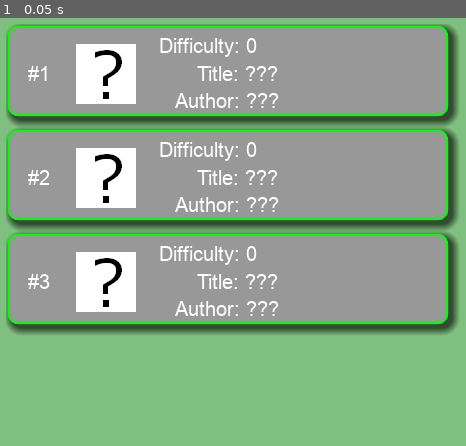
Above: before the commit, frame 1.
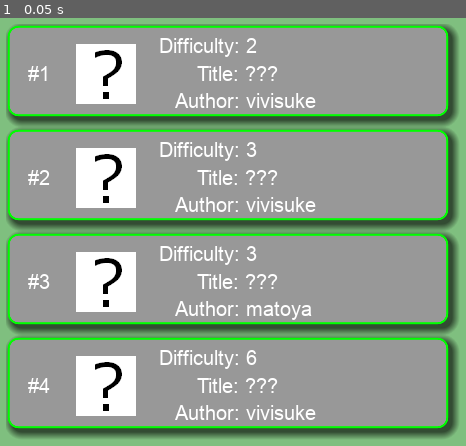
Above: after the commit, the same moment.

Repository: vivisuke/GDNonogram15
Game: Godot game, scene res://LevelScene.tscn
Two runs of this game, one before a commit and one after it. Both use one fixed random seed, a clock stepped at 60 frames per second and the inputs below.
Inputs:
- Up to frame 1 (0.05 s): no input

The runs differ from the first frame. In frame 1, 24% of the frame differs, in the area x 1-99%, y 4-99%.

Commit message:
0073 ◎ C 06/05 06/05 0.001│ToDo│レベルシーン > 各問題：難易度、作者名設定

Diff:
--- a/GDNonogram15/Global.gd
+++ b/GDNonogram15/Global.gd
@@ -17,9 +17,12 @@
 	[3, "Square and Circle", "vivisuke",
 	["10", "1 1", "1 3", "1 4 2", "1 5 3",	"1 6 4", "1 6 4", "1 7 5", "1 7 5", "3 5",	"11", "11", "9", "7", "3"],
 	["10", "1 1", "1 3", "1 4 2", "1 5 3",	"1 6 4", "1 6 4", "1 7 5", "1 7 5", "3 5",	"11", "11", "9", "7", "3"]],
-	[3, "Square and Circle", "vivisuke",
-	["10", "1 1", "1 3", "1 4 2", "1 5 3",	"1 6 4", "1 6 4", "1 7 5", "1 7 5", "3 5",	"11", "11", "9", "7", "3"],
-	["10", "1 1", "1 3", "1 4 2", "1 5 3",	"1 6 4", "1 6 4", "1 7 5", "1 7 5", "3 5",	"11", "11", "9", "7", "3"]],
+	[3, "Giraffe (Kirin)", "matoya ",
+	["1 4", "6", "4 1", "5", "4 2",	"6", "1 2 1 3", "1 3 1 2", "6", "4 2",	"5", "4 1 5", "13", "111", "1"],
+	["1 1", "1 1", "9", "5", "1 1 2",	"7", "5 2", "1 1 3 2", "1 1 2", "8 2",	"5 3", "2 1 1 3", "7 3", "2 5 3", "2 3 3"]],
+	[6, "Robot Guard", "vivisuke",
+	["1", "2", "2", "5 2", "4 3 3", "5 1 2 3", "5 6", "4 7", "4 2 2 3", "4 2 2 3", "3 3 3", "4 2", "2", "2", "1"],
+	["5", "7", "7", "8", "4 1", "1 2 1", "1 1 2 1", "1 1", "1 1 1", "7", "7", "2", "7", "13", "15"]],
 ]
 var test = 123
 
--- a/GDNonogram15/LevelScene.gd
+++ b/GDNonogram15/LevelScene.gd
@@ -14,6 +14,8 @@
 	for i in g.quest_list.size():
 		var panel = QuestPanel.instance()
 		panel.set_number(i+1)
+		panel.set_difficulty(g.quest_list[i][0])
+		panel.set_author(g.quest_list[i][2])
 		$ScrollContainer/VBoxContainer.add_child(panel)
 	pass # Replace with function body.
 
--- a/GDNonogram15/QuestPanel.gd
+++ b/GDNonogram15/QuestPanel.gd
@@ -11,7 +11,11 @@
 	pass # Replace with function body.
 
 func set_number(n : int):
-	$numLabel.text = "#%d" % n
+	$number.text = "#%d" % n
+func set_difficulty(n : int):
+	$difficulty.text = "Difficulty: %d" % n
+func set_author(name):
+	$author.text = "Author: " + name
 func _draw():
 	# 外枠
 	var style_box = StyleBoxFlat.new()
--- a/GDNonogram15/QuestPanel.tscn
+++ b/GDNonogram15/QuestPanel.tscn
@@ -17,7 +17,18 @@
 "_edit_use_anchors_": false
 }
 
-[node name="Label" type="Label" parent="."]
+[node name="number" type="Label" parent="."]
+margin_left = 22.0
+margin_top = 38.0
+margin_right = 62.0
+margin_bottom = 62.0
+custom_fonts/font = SubResource( 1 )
+text = "#01"
+__meta__ = {
+"_edit_use_anchors_": false
+}
+
+[node name="difficulty" type="Label" parent="."]
 margin_left = 153.0
 margin_top = 10.0
 margin_right = 252.0
@@ -29,7 +40,7 @@
 "_edit_use_anchors_": false
 }
 
-[node name="Label2" type="Label" parent="."]
+[node name="title" type="Label" parent="."]
 margin_left = 191.0
 margin_top = 38.0
 margin_right = 290.0
@@ -40,18 +51,7 @@
 "_edit_use_anchors_": false
 }
 
-[node name="numLabel" type="Label" parent="."]
-margin_left = 22.0
-margin_top = 38.0
-margin_right = 62.0
-margin_bottom = 62.0
-custom_fonts/font = SubResource( 1 )
-text = "#01"
-__meta__ = {
-"_edit_use_anchors_": false
-}
-
-[node name="Label3" type="Label" parent="."]
+[node name="author" type="Label" parent="."]
 margin_left = 169.0
 margin_top = 65.0
 margin_right = 273.0
Not shown, changed: GDNonogram.spr
